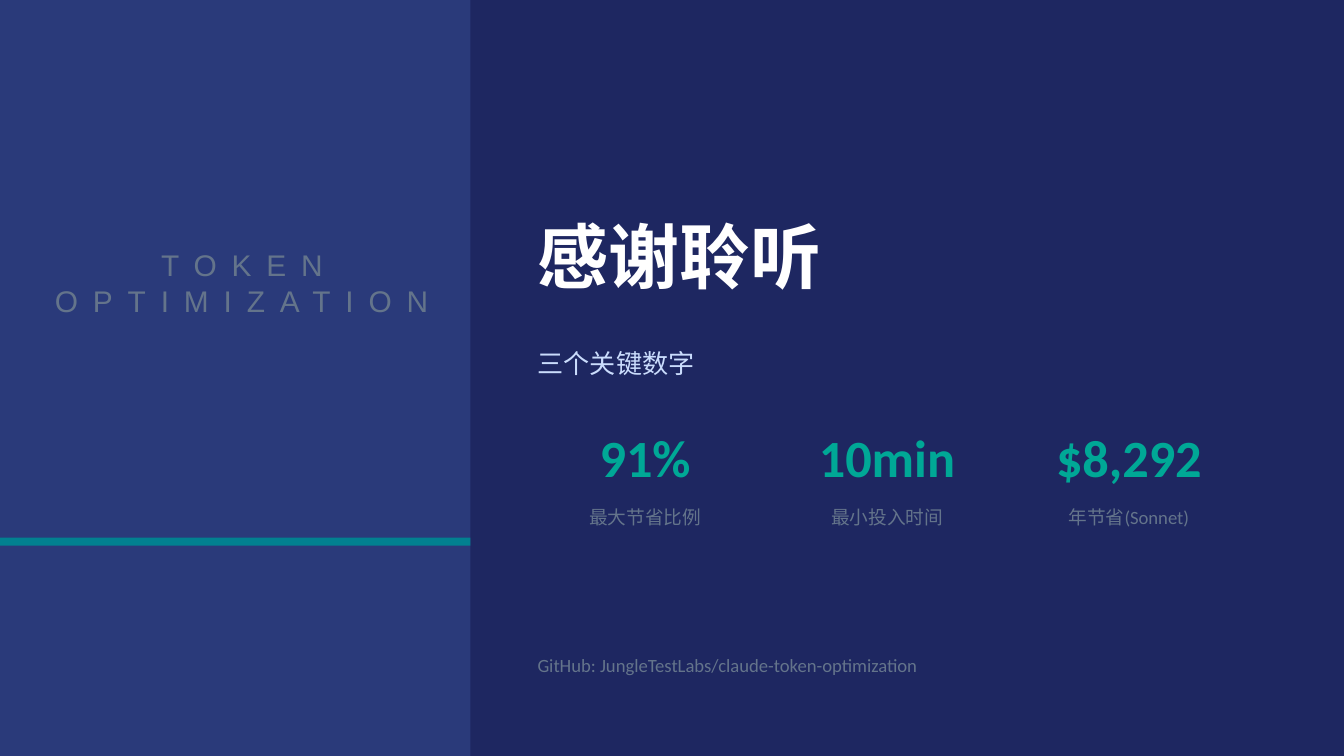
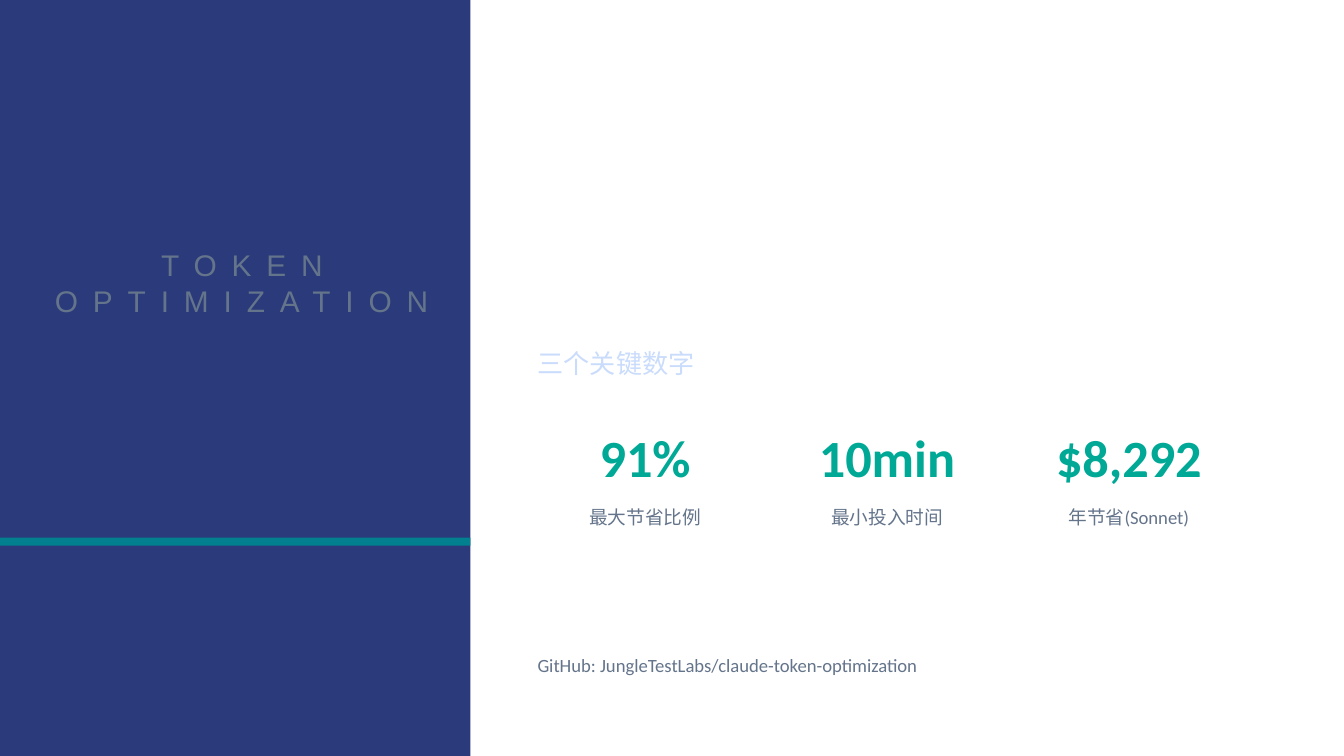
Before and after one commit to JungleTestLabs/claude-token-optimization, a slide deck: slide 15 of Claude-Token优化最佳实践.pptx (slide 14 before the commit). Drawn at 1344x756 pixels with LibreOffice and Linux fonts; fonts in the diff are those of the drawing. Boxes give left, top, right and bottom in pixels: in the first picture for what was removed or moved away, otherwise in the second. Text is boxed around its words. In the diff, an @@ line names an element or a change of style, - is before the commit and + after.

```diff
--- a/Claude-Token优化最佳实践.pptx
+++ b/Claude-Token优化最佳实践.pptx
@@ background #1E2761 to #FFFFFF @@
@@ text removed at box(538, 222, 822, 290) @@
-感谢聆听
```
Also in this commit, not shown: 1 other slide changed, 1 slide added, 3 other files.
